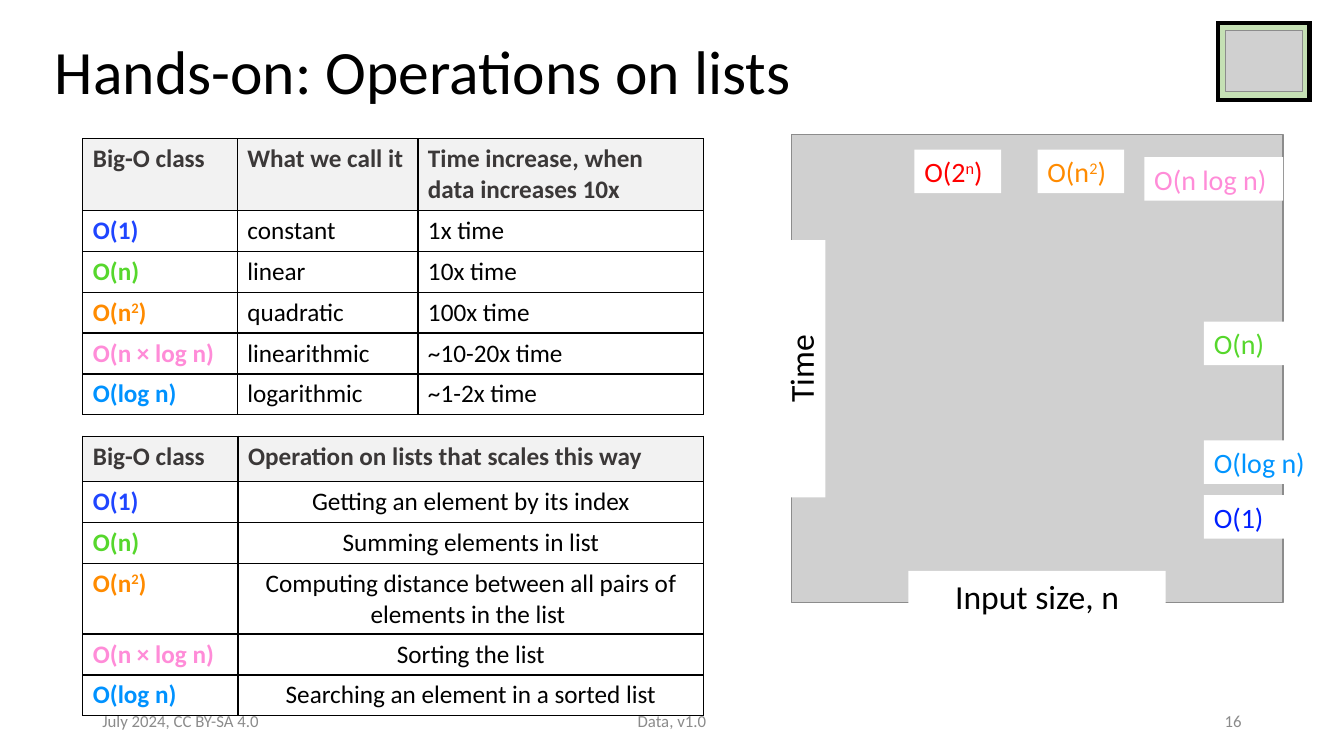
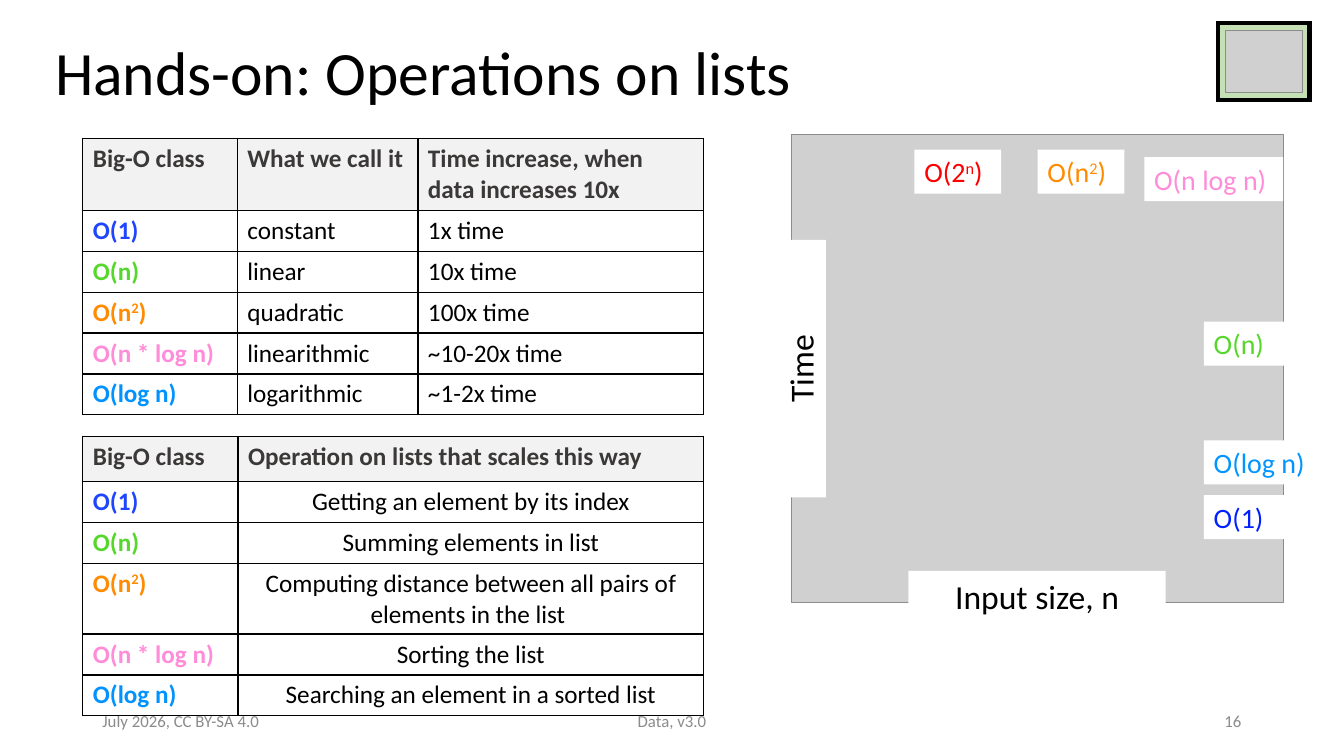
Before and after one commit to ASPP/data_class, a slide deck: slide 16 of data.pptx. Drawn at 1344x756 pixels with LibreOffice and Linux fonts; fonts in the diff are those of the drawing; grey boxes stand for pictures. Boxes give left, top, right and bottom in pixels: in the first picture for what was removed or moved away, otherwise in the second. Text is boxed around its words. In the diff, an @@ line names an element or a change of style, - is before the commit and + after.

Commit message:
One pass through the data slides

```diff
--- a/data.pptx
+++ b/data.pptx
@@ table at box(83, 139, 703, 474) @@
-row 5, column 1: O(n × log n)
+row 5, column 1: O(n * log n)
@@ borders changed @@
@@ table at box(83, 437, 704, 716) @@
-row 5, column 1: O(n × log n)
+row 5, column 1: O(n * log n)
@@ borders changed @@
@@ text at box(102, 714, 259, 730): text changed; text colour #8B8B8B to #8C8C8C @@
-July 2024, CC BY-SA 4.0
+July 2026, CC BY-SA 4.0
@@ text at box(638, 714, 706, 729): text changed; text colour #8B8B8B to #8C8C8C @@
-Data, v1.0
+Data, v3.0
```
Also in this commit, not shown: 30 other slides changed, 1 slide added, 2 slides removed.
